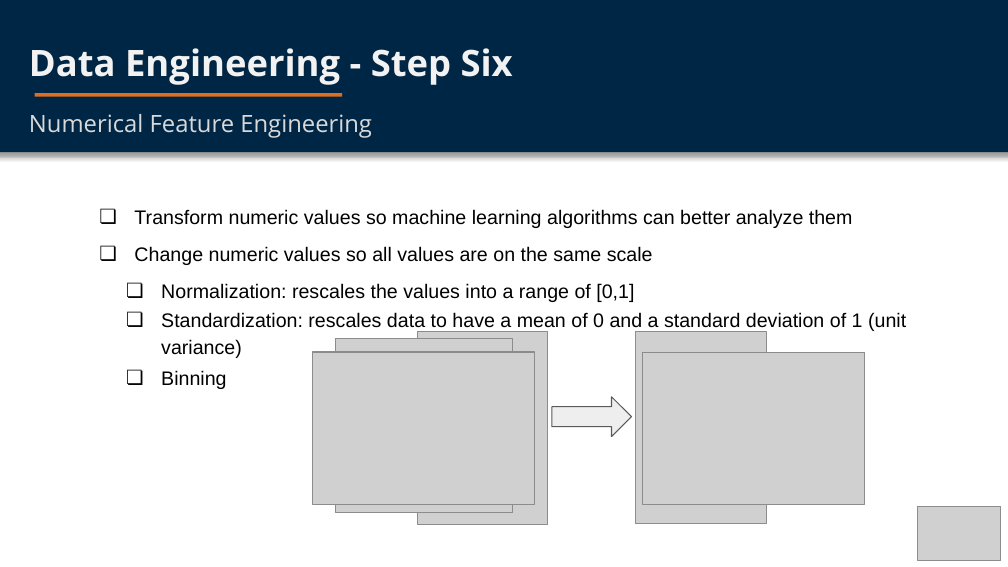
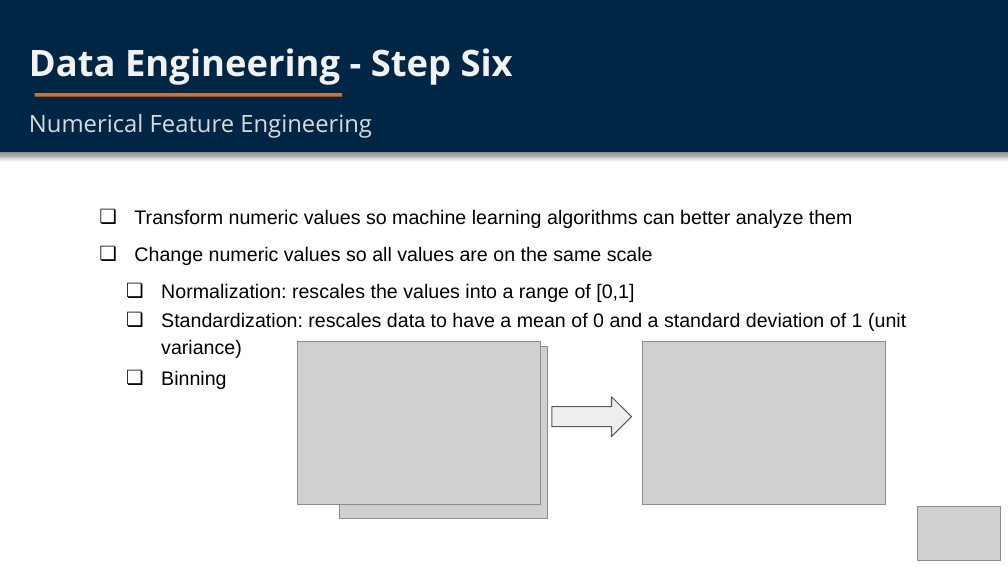
Before and after one commit to vbloise3/awsCert, a slide deck: slide 8 of public/Exam Notes/1-Introduction - Data Engineering.pptx. Drawn at 1008x567 pixels with LibreOffice and Linux fonts; fonts in the diff are those of the drawing; grey boxes stand for pictures. Boxes give left, top, right and bottom in pixels: in the first picture for what was removed or moved away, otherwise in the second. Text is boxed around its words. In the diff, an @@ line names an element or a change of style, - is before the commit and + after.

```diff
--- a/public/Exam Notes/1-Introduction - Data Engineering.pptx
+++ b/public/Exam Notes/1-Introduction - Data Engineering.pptx
@@ picture added at bbox=[297, 342, 540, 504] @@
@@ picture: place and size @@
-picture at bbox=[336, 339, 513, 513]
+picture at bbox=[340, 347, 548, 518]
@@ picture removed at bbox=[417, 332, 548, 524] @@
@@ picture removed at bbox=[635, 331, 766, 523] @@
@@ picture added at bbox=[643, 342, 886, 504] @@
```
Also in this commit, not shown: 3 other files.
